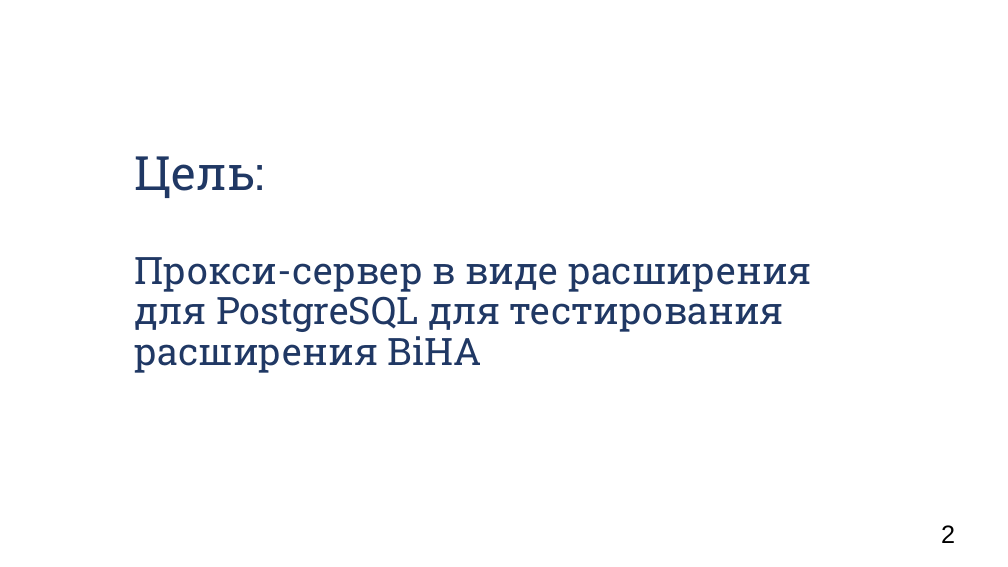
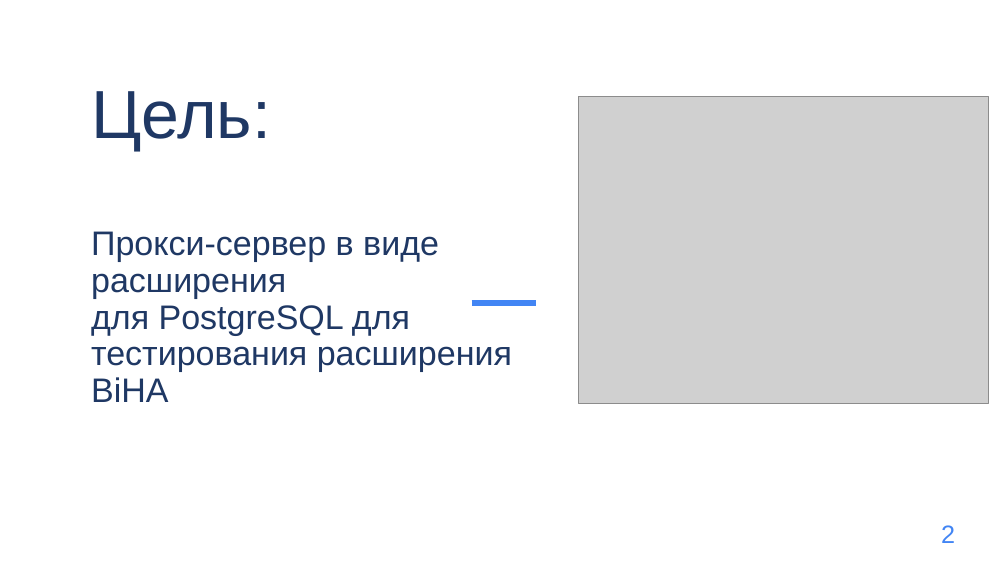
Before and after one commit to DLaaren/PGLab-postgresql-proxy-extension, a slide deck: slide 2 of proxy.pptx. Drawn at 1008x567 pixels with LibreOffice and Linux fonts; fonts in the diff are those of the drawing; grey boxes stand for pictures; background and template pictures are left out. Boxes give left, top, right and bottom in pixels: in the first picture for what was removed or moved away, otherwise in the second. Text is boxed around its words. In the diff, an @@ line names an element or a change of style, - is before the commit and + after.

Commit message:
presentation done.

```diff
--- a/proxy.pptx
+++ b/proxy.pptx
@@ title "Цель: Прокси-сервер в виде расширения ..." moved from (x1=135, y1=156, x2=812, y2=373) to (x1=91, y1=91, x2=512, y2=402) @@
@@ title "Цель: Прокси-сервер в виде расширения ..." at (x1=91, y1=91, x2=512, y2=402): size 45 to 64.8 pt in "Цель:"; size 36 to 32.4 pt, font Roboto Slab to Arial, text colour #203864 to #1F3864 @@
@@ picture added at (x1=578, y1=97, x2=989, y2=403) @@
@@ line added from (472, 303) to (537, 303), #4285F4 6 pt @@
@@ text "2" at (x1=941, y1=525, x2=955, y2=543): text colour #000000 to #4285F4 @@
```
Also in this commit, not shown: 3 other slides changed, 6 slides added, 3 slides removed.
